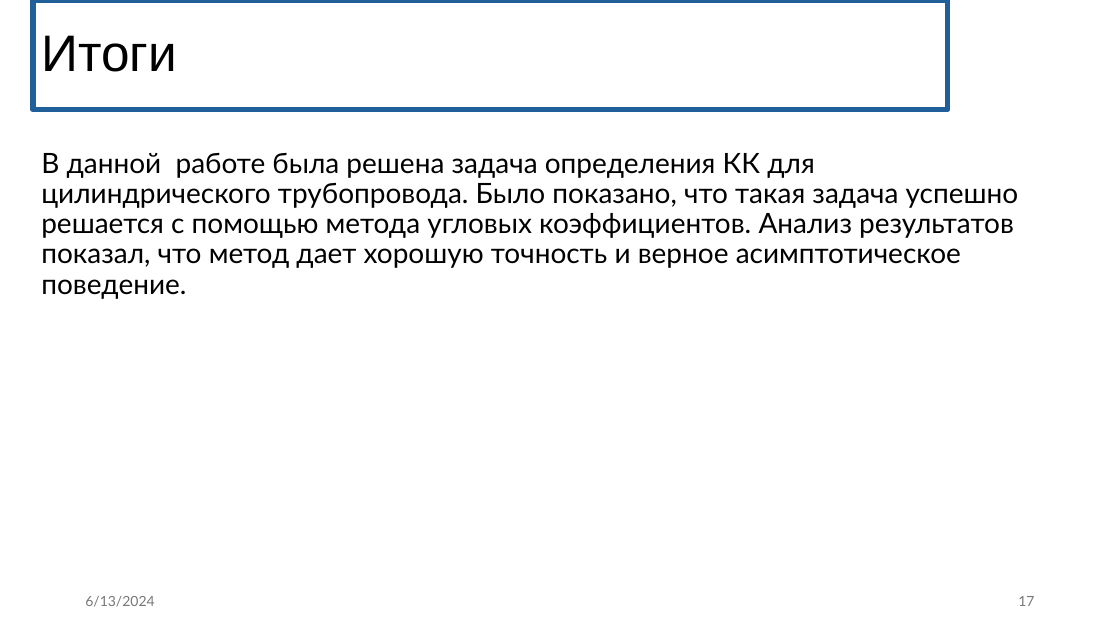
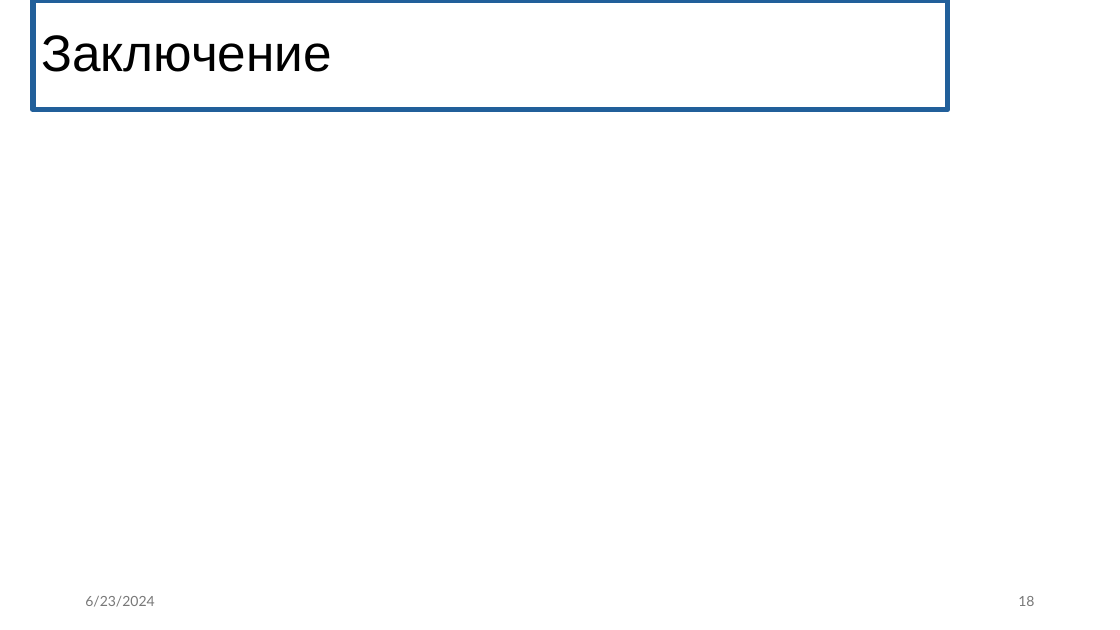
Before and after one commit to eprush/MethodOfAngularCoefficients, a slide deck: slide 18 of Media/bac_diploma.pptx (slide 17 before the commit). Drawn at 1120x630 pixels with LibreOffice and Linux fonts; fonts in the diff are those of the drawing; grey boxes stand for pictures. Boxes give left, top, right and bottom in pixels: in the first picture for what was removed or moved away, otherwise in the second. Text is boxed around its words. In the diff, an @@ line names an element or a change of style, - is before the commit and + after.

```diff
--- a/Media/bac_diploma.pptx
+++ b/Media/bac_diploma.pptx
@@ title at <box>41,35,332,72</box>: text changed @@
-Итоги
+Заключение
@@ text removed at <box>41,153,1019,299</box> @@
-В данной работе была решена задача определения КК для цилиндрического трубопровода. Было показано, что такая задача успешно решается с помощью метода угловых коэффициентов. Анализ результатов показал, что метод дает хорошую точность и верное асимптотическое поведение.
@@ text at <box>85,596,154,607</box>: text changed @@
-6/13/2024
+6/23/2024
@@ page number at <box>1018,596,1034,606</box>: text changed @@
-17
+18
```
Also in this commit, not shown: 16 other slides changed, 1 slide added, 2 other files.
